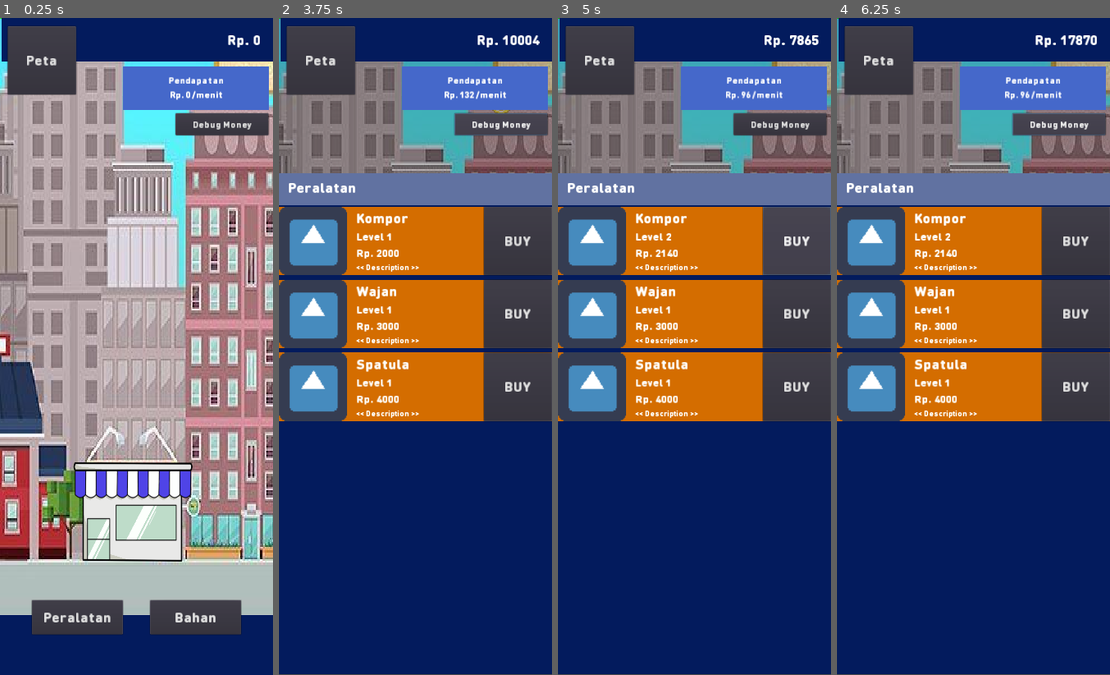
Above: before the commit, frames 1-4 (left to right).
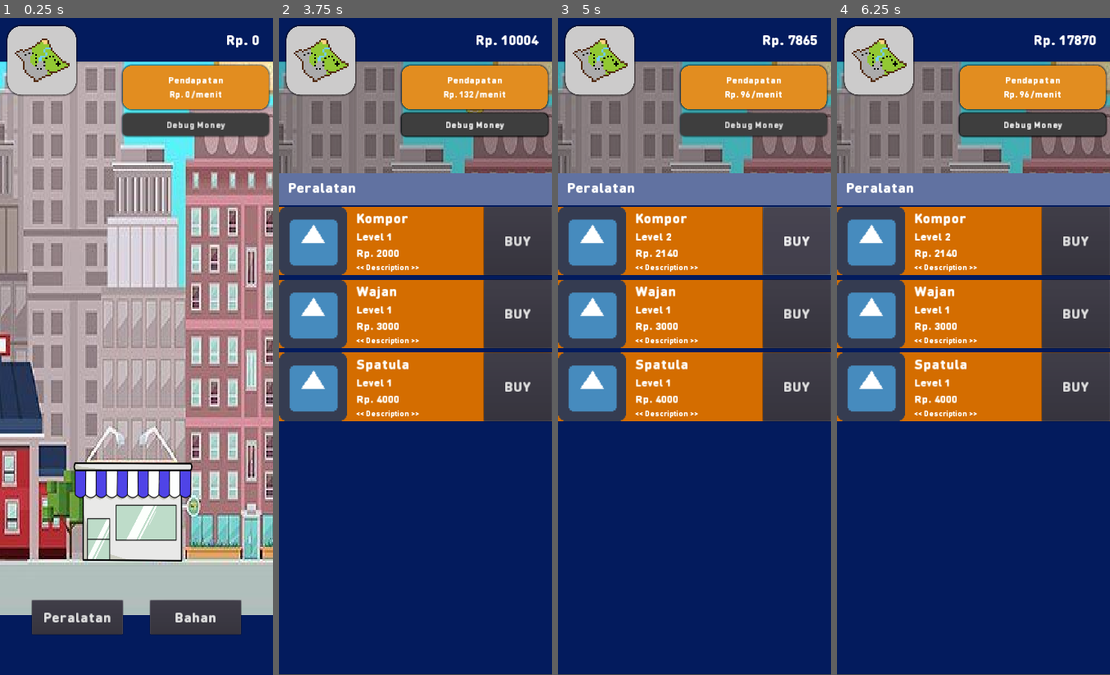
Above: after the commit, the same moments.

Repository: Zakcrust/idlegame-project
Game: Godot game, scene res://Src/View/TestView.tscn
Same seed, same stepped clock (60 frames per second), same inputs: the game is played once before the commit and once after it. The engine's default icon, where the game draws it, is replaced by a stand-in: a white triangle on a blue panel in a dark square.
Inputs (mouse positions are in pixels of both pictures, inside the frame that each line leads up to):
- Up to frame 1 (0.25 s): no input
- Up to frame 2 (3.75 s): click (319, 57) at 0.5 s; click "Peralatan" at 1.25 s; click "BUY" at 2 s; click "Ok" at 2.75 s; click "Debug Money" at 3.5 s
- Up to frame 3 (5 s): click "BUY" at 4.25 s
- Up to frame 4 (6.25 s): click (877, 57) at 5 s; click "Debug Money" at 5.75 s

The runs differ from the first frame. In frame 1, 8.0% of the frame differs, in the area x 0-100%, y 0-19%; in frame 2, 8.2%; in frame 3, 7.9%; in frame 4, 8.2%.

Commit message:
Update topbar

Diff:
--- a/Src/View/Topbar.tscn
+++ b/Src/View/Topbar.tscn
@@ -1,19 +1,64 @@
-[gd_scene load_steps=6 format=2]
+[gd_scene load_steps=13 format=2]
 
 [ext_resource path="res://Assets/Font/DINRoundPro-Black.ttf" type="DynamicFontData" id=1]
 [ext_resource path="res://Src/View/Topbar.gd" type="Script" id=2]
+[ext_resource path="res://Assets/Sprites/UI/map.png" type="Texture" id=3]
+
+[sub_resource type="StyleBoxFlat" id=11]
+bg_color = Color( 0.0156863, 0.109804, 0.368627, 1 )
+shadow_size = 2
 
 [sub_resource type="DynamicFont" id=1]
 size = 32
 use_filter = true
 font_data = ExtResource( 1 )
 
-[sub_resource type="DynamicFont" id=2]
+[sub_resource type="StyleBoxFlat" id=9]
+bg_color = Color( 0.890196, 0.556863, 0.129412, 1 )
+corner_radius_top_left = 20
+corner_radius_top_right = 20
+corner_radius_bottom_right = 20
+corner_radius_bottom_left = 20
+shadow_size = 5
+
+[sub_resource type="DynamicFont" id=10]
 size = 20
 use_filter = true
 font_data = ExtResource( 1 )
 
-[sub_resource type="DynamicFont" id=3]
+[sub_resource type="StyleBoxFlat" id=7]
+bg_color = Color( 0.803922, 0.8, 0.8, 1 )
+corner_radius_top_left = 30
+corner_radius_top_right = 30
+corner_radius_bottom_right = 30
+corner_radius_bottom_left = 30
+shadow_size = 10
+
+[sub_resource type="StyleBoxFlat" id=6]
+bg_color = Color( 0.803922, 0.8, 0.8, 1 )
+corner_radius_top_left = 30
+corner_radius_top_right = 30
+corner_radius_bottom_right = 30
+corner_radius_bottom_left = 30
+shadow_size = 10
+
+[sub_resource type="StyleBoxFlat" id=5]
+bg_color = Color( 0.803922, 0.8, 0.8, 1 )
+corner_radius_top_left = 30
+corner_radius_top_right = 30
+corner_radius_bottom_right = 30
+corner_radius_bottom_left = 30
+shadow_size = 5
+
+[sub_resource type="StyleBoxFlat" id=8]
+bg_color = Color( 0.247059, 0.247059, 0.247059, 1 )
+corner_radius_top_left = 10
+corner_radius_top_right = 10
+corner_radius_bottom_right = 10
+corner_radius_bottom_left = 10
+shadow_size = 5
+
+[sub_resource type="DynamicFont" id=4]
 size = 20
 use_filter = true
 font_data = ExtResource( 1 )
@@ -21,11 +66,10 @@
 [node name="Topbar" type="CanvasLayer"]
 script = ExtResource( 2 )
 
-[node name="Bar" type="ColorRect" parent="."]
-margin_left = 3.0
-margin_right = 603.0
+[node name="Bar" type="Panel" parent="."]
+margin_right = 600.0
 margin_bottom = 95.0
-color = Color( 0.0156863, 0.109804, 0.368627, 1 )
+custom_styles/panel = SubResource( 11 )
 __meta__ = {
 "_edit_use_anchors_": false,
 "_editor_description_": ""
@@ -44,13 +88,14 @@
 "_edit_use_anchors_": false
 }
 
-[node name="IncomeContainer" type="ColorRect" parent="."]
-margin_left = 270.521
-margin_top = 106.343
-margin_right = 590.521
-margin_bottom = 201.343
-color = Color( 0.27451, 0.411765, 0.796078, 1 )
+[node name="IncomeContainer" type="Panel" parent="."]
+margin_left = 270.0
+margin_top = 105.0
+margin_right = 590.0
+margin_bottom = 200.0
+custom_styles/panel = SubResource( 9 )
 __meta__ = {
+"_edit_group_": true,
 "_edit_use_anchors_": false,
 "_editor_description_": ""
 }
@@ -90,23 +135,40 @@
 }
 
 [node name="Map" type="Button" parent="."]
-margin_left = 16.9803
-margin_top = 17.8358
-margin_right = 166.98
-margin_bottom = 167.836
+margin_left = 17.0
+margin_top = 18.0
+margin_right = 167.0
+margin_bottom = 168.0
 rect_min_size = Vector2( 150, 150 )
+custom_styles/hover = SubResource( 7 )
+custom_styles/pressed = SubResource( 6 )
+custom_styles/focus = SubResource( 6 )
+custom_styles/normal = SubResource( 5 )
 custom_fonts/font = SubResource( 1 )
-text = "Peta"
+__meta__ = {
+"_edit_use_anchors_": false
+}
+
+[node name="Sprite" type="TextureRect" parent="Map"]
+margin_top = 19.6832
+margin_right = 400.0
+margin_bottom = 319.683
+rect_scale = Vector2( 0.376934, 0.376934 )
+mouse_filter = 2
+texture = ExtResource( 3 )
 __meta__ = {
 "_edit_use_anchors_": false
 }
 
 [node name="DebugMoney" type="Button" parent="."]
-margin_left = 386.0
-margin_top = 209.0
+margin_left = 270.0
+margin_top = 210.0
 margin_right = 590.0
-margin_bottom = 257.0
-custom_fonts/font = SubResource( 3 )
+margin_bottom = 258.0
+custom_styles/hover = SubResource( 8 )
+custom_styles/focus = SubResource( 8 )
+custom_styles/normal = SubResource( 8 )
+custom_fonts/font = SubResource( 4 )
 text = "Debug Money"
 __meta__ = {
 "_edit_use_anchors_": false
Binary file added: Assets/Sprites/UI/map.png
Not shown, added: Assets/Sprites/UI/map.png.import
Not shown: 2 places in Src/View/Topbar.tscn that only renumber resources
